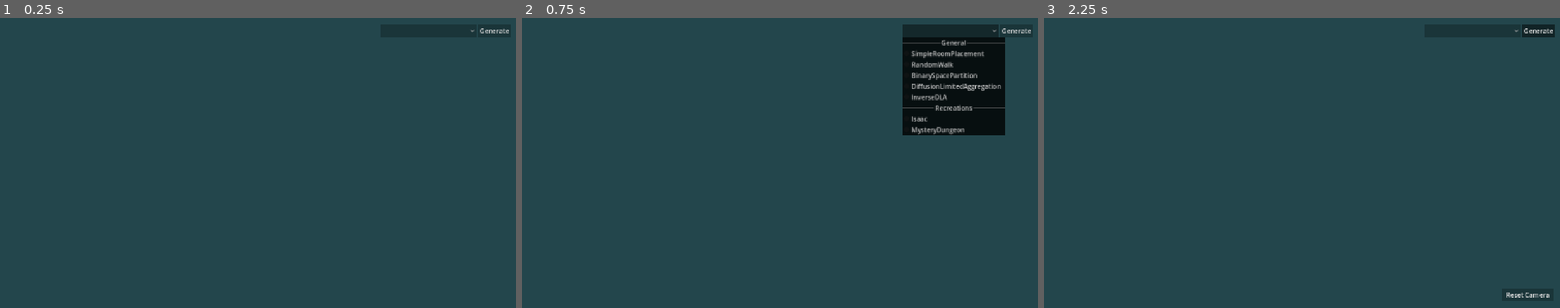
Above: before the commit, frames 1-3 (left to right).
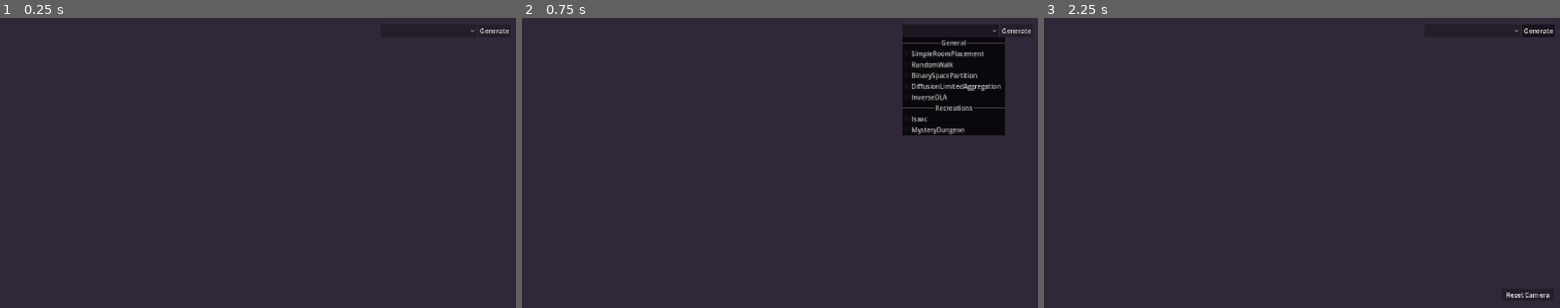
Above: after the commit, the same moments.

Repository: turboshook/ProGenViz
Game: Godot game, scene res://main.tscn
Same seed, same stepped clock (60 frames per second), same inputs: the game is played once before the commit and once after it.
Inputs (mouse positions are in pixels of both pictures, inside the frame that each line leads up to):
- Up to frame 1 (0.25 s): no input
- Up to frame 2 (0.75 s): click (950, 29) at 0.5 s
- Up to frame 3 (2.25 s): click "Generate" at 1.25 s; tap Enter at 2 s; hold D (input_right) from 2.03 s (still down)

The runs differ from the first frame. In frame 1, 99% of the frame differs, in the area x 0-100%, y 0-100%; in frame 2, 92%; in frame 3, 98%.

Commit message:
visual update

Diff:
--- a/generators/binary_space_partition/generator_visualization.gd
+++ b/generators/binary_space_partition/generator_visualization.gd
@@ -1,7 +1,6 @@
 extends GeneratorVisualization
 
 @onready var bsp_tilemap: TileMapLayer = $BSPTilemap
-@onready var tile_placement_particles: CPUParticles2D = $TilePlacementParticles
 
 func _activate() -> void:
 	for partition: Dictionary in _floorplan.partitions:
@@ -22,15 +21,15 @@
 
 	# draw hallways
 	var tiles_placed: int = -1
-	tile_placement_particles.set_emitting(true)
+	_tile_particles.set_emitting(true)
 	for hallway: Dictionary in _floorplan.hallways:
 		for tile_coordinates: Vector2i in hallway.tile_positions:
 			bsp_tilemap.set_cell(tile_coordinates, 0, Vector2i(1, 1))
-			tile_placement_particles.position = (tile_coordinates * 8.0)
+			_tile_particles.position = (tile_coordinates * 8.0)
 			tiles_placed += 1
 			if tiles_placed % 4 == 0: AudioManager.play_sound("footstep")
 			await get_tree().physics_frame
-	tile_placement_particles.set_emitting(false)
+	_tile_particles.set_emitting(false)
 
 func get_center_offset() -> Vector2:
 	return (
--- a/generators/binary_space_partition/generator_visualization.tscn
+++ b/generators/binary_space_partition/generator_visualization.tscn
@@ -1,13 +1,10 @@
-[gd_scene load_steps=4 format=3 uid="uid://kisyf33qyicm"]
+[gd_scene load_steps=3 format=3 uid="uid://kisyf33qyicm"]
 
 [ext_resource type="Script" uid="uid://cot83uh373eo5" path="res://generators/binary_space_partition/generator_visualization.gd" id="1_6lret"]
 [ext_resource type="PackedScene" uid="uid://cc1e7ndw6p6j7" path="res://generators/binary_space_partition/b_s_p_tilemap.tscn" id="2_lkp51"]
-[ext_resource type="PackedScene" uid="uid://b4fddv7fptpj8" path="res://generators/utils/tile_placement_particles.tscn" id="3_nx0pm"]
 
 [node name="GeneratorVisualization" type="Node2D"]
 script = ExtResource("1_6lret")
 metadata/_custom_type_script = "uid://lvmunabsg24w"
 
 [node name="BSPTilemap" parent="." instance=ExtResource("2_lkp51")]
-
-[node name="TilePlacementParticles" parent="." instance=ExtResource("3_nx0pm")]
--- a/generators/diffusion_limited_aggregation/generator_visualization.gd
+++ b/generators/diffusion_limited_aggregation/generator_visualization.gd
@@ -1,7 +1,6 @@
 extends GeneratorVisualization
 
 @onready var floor_tile_map: TileMapLayer = $FloorTileMap
-@onready var tile_placement_particles: CPUParticles2D = $TilePlacementParticles
 
 func _activate() -> void:
 
@@ -11,14 +10,14 @@
 
 	var tile_atlas_coordinates: Vector2i = [Vector2i(0, 1), Vector2i(1, 1), Vector2i(0, 2), Vector2i(1, 2)].pick_random()
 	var tiles_placed: int = -1
-	tile_placement_particles.set_emitting(true)
+	_tile_particles.set_emitting(true)
 	for tile_coordinate: Vector2i in _floorplan.tile_coordinates:
 		floor_tile_map.set_cell(tile_coordinate, 0, tile_atlas_coordinates)
-		tile_placement_particles.position = (tile_coordinate * 8.0)
+		_tile_particles.position = (tile_coordinate * 8.0)
 		tiles_placed += 1
 		if tiles_placed % 8 == 0: AudioManager.play_sound("footstep")
 		if tiles_placed % 2 == 0: await get_tree().physics_frame
-	tile_placement_particles.set_emitting(false)
+	_tile_particles.set_emitting(false)
 
 func get_center_offset() -> Vector2:
 	return Vector2(_floorplan.map_size/2) * 8.0
--- a/generators/diffusion_limited_aggregation/generator_visualization.tscn
+++ b/generators/diffusion_limited_aggregation/generator_visualization.tscn
@@ -1,8 +1,7 @@
-[gd_scene load_steps=6 format=3 uid="uid://deft87j5s353h"]
+[gd_scene load_steps=5 format=3 uid="uid://deft87j5s353h"]
 
 [ext_resource type="Script" uid="uid://bkpg1t4q6igbd" path="res://generators/diffusion_limited_aggregation/generator_visualization.gd" id="1_bt8y0"]
 [ext_resource type="Texture2D" uid="uid://cl7vg0jbfeaot" path="res://import/textures/tiles.png" id="2_ynt03"]
-[ext_resource type="PackedScene" uid="uid://b4fddv7fptpj8" path="res://generators/utils/tile_placement_particles.tscn" id="3_pn2y5"]
 
 [sub_resource type="TileSetAtlasSource" id="TileSetAtlasSource_pn2y5"]
 texture = ExtResource("2_ynt03")
@@ -24,5 +23,3 @@
 
 [node name="FloorTileMap" type="TileMapLayer" parent="."]
 tile_set = SubResource("TileSet_y46bx")
-
-[node name="TilePlacementParticles" parent="." instance=ExtResource("3_pn2y5")]
--- a/generators/inverse_diffusion_limited_aggregation/generator_visualization.gd
+++ b/generators/inverse_diffusion_limited_aggregation/generator_visualization.gd
@@ -2,7 +2,6 @@
 
 @onready var floor_tile_map: TileMapLayer = $FloorTileMap
 @onready var walk_tile_map: TileMapLayer = $WalkTileMap
-@onready var tile_placement_particles: CPUParticles2D = $TilePlacementParticles
 
 func _activate() -> void:
 
@@ -21,10 +20,10 @@
 			if tiles_placed % 3 == 0: await get_tree().physics_frame
 		var tile_coordinate: Vector2i = _floorplan.tile_coordinates[walk_index]
 		floor_tile_map.set_cell(tile_coordinate, 0, floor_atlas_tile_coordinate)
-		tile_placement_particles.position = (tile_coordinate * 8.0)
-		if !tile_placement_particles.emitting: tile_placement_particles.set_emitting(true)
+		_tile_particles.position = (tile_coordinate * 8.0)
+		if !_tile_particles.emitting: _tile_particles.set_emitting(true)
 		walk_tile_map.clear()
-	tile_placement_particles.set_emitting(false)
+	_tile_particles.set_emitting(false)
 
 func get_center_offset() -> Vector2:
 	return Vector2(256.0, 256.0)
--- a/generators/inverse_diffusion_limited_aggregation/generator_visualization.tscn
+++ b/generators/inverse_diffusion_limited_aggregation/generator_visualization.tscn
@@ -1,8 +1,7 @@
-[gd_scene load_steps=8 format=3 uid="uid://dg7y3gcy1m8ll"]
+[gd_scene load_steps=7 format=3 uid="uid://dg7y3gcy1m8ll"]
 
 [ext_resource type="Script" uid="uid://7kad37fb82d7" path="res://generators/inverse_diffusion_limited_aggregation/generator_visualization.gd" id="1_ub50x"]
 [ext_resource type="Texture2D" uid="uid://cl7vg0jbfeaot" path="res://import/textures/tiles.png" id="2_bbom2"]
-[ext_resource type="PackedScene" uid="uid://b4fddv7fptpj8" path="res://generators/utils/tile_placement_particles.tscn" id="3_g72ot"]
 
 [sub_resource type="TileSetAtlasSource" id="TileSetAtlasSource_g72ot"]
 texture = ExtResource("2_bbom2")
@@ -41,5 +40,3 @@
 
 [node name="WalkTileMap" type="TileMapLayer" parent="."]
 tile_set = SubResource("TileSet_g72ot")
-
-[node name="TilePlacementParticles" parent="." instance=ExtResource("3_g72ot")]
--- a/generators/mystery_dungeon/generator_visualization.gd
+++ b/generators/mystery_dungeon/generator_visualization.gd
@@ -1,7 +1,6 @@
 extends GeneratorVisualization
 
 @onready var md_tilemap: TileMapLayer = $MDTilemap
-@onready var tile_placement_particles: CPUParticles2D = $TilePlacementParticles
 
 func _activate() -> void:
 	for room_key: int in _floorplan.rooms:
@@ -26,12 +25,12 @@
 		var hallway_data: Dictionary = _floorplan.hallways[hallway_key]
 		for tile_coordinates: Vector2i in hallway_data.tiles:
 			md_tilemap.set_cell(tile_coordinates, 0, Vector2i(0, 2))
-			tile_placement_particles.position = (tile_coordinates * 8.0)
-			if !tile_placement_particles.emitting: tile_placement_particles.set_emitting(true)
+			_tile_particles.position = (tile_coordinates * 8.0)
+			if !_tile_particles.emitting: _tile_particles.set_emitting(true)
 			tiles_placed += 1
 			if tiles_placed % 4 == 0: AudioManager.play_sound("footstep")
 			await get_tree().physics_frame
-	tile_placement_particles.set_emitting(false)
+	_tile_particles.set_emitting(false)
 
 func get_center_offset() -> Vector2:
 	var params: Dictionary = _floorplan.parameters
--- a/generators/mystery_dungeon/generator_visualization.tscn
+++ b/generators/mystery_dungeon/generator_visualization.tscn
@@ -1,8 +1,7 @@
-[gd_scene load_steps=4 format=3 uid="uid://bk0np0jtpw57s"]
+[gd_scene load_steps=3 format=3 uid="uid://bk0np0jtpw57s"]
 
 [ext_resource type="Script" uid="uid://b8ug5t28o1t4i" path="res://generators/mystery_dungeon/generator_visualization.gd" id="1_62tvs"]
 [ext_resource type="PackedScene" uid="uid://c4jn1tujmqmur" path="res://generators/mystery_dungeon/m_d_tilemap.tscn" id="2_m374t"]
-[ext_resource type="PackedScene" uid="uid://b4fddv7fptpj8" path="res://generators/utils/tile_placement_particles.tscn" id="3_edfp0"]
 
 [node name="GeneratorVisualization" type="Node2D"]
 script = ExtResource("1_62tvs")
@@ -10,5 +9,3 @@
 
 [node name="MDTilemap" parent="." instance=ExtResource("2_m374t")]
 metadata/_edit_lock_ = true
-
-[node name="TilePlacementParticles" parent="." instance=ExtResource("3_edfp0")]
--- a/generators/random_walk/generator_visualization.gd
+++ b/generators/random_walk/generator_visualization.gd
@@ -1,22 +1,21 @@
 extends GeneratorVisualization
 
 @onready var rw_tile_map: TileMapLayer = $RWTileMap
-@onready var tile_placement_particles: CPUParticles2D = $TilePlacementParticles
 
 func _activate() -> void:
 	var tile_atlas_coordinates: Array[Vector2i] = [Vector2i(0, 1), Vector2i(1, 1), Vector2i(0, 2), Vector2i(1, 2)]
 	var atlas_index: int = randi_range(0, tile_atlas_coordinates.size() - 1)
 	var tiles_placed: int = -1
-	tile_placement_particles.set_emitting(true)
+	_tile_particles.set_emitting(true)
 	for walk: int in range(_floorplan.walks.size()):
 		for tile_coordinate: Vector2i in _floorplan.walks[walk]:
 			rw_tile_map.set_cell(tile_coordinate, 0, tile_atlas_coordinates[atlas_index])
-			tile_placement_particles.position = (tile_coordinate * 8.0)
+			_tile_particles.position = (tile_coordinate * 8.0)
 			tiles_placed += 1
 			if tiles_placed % 4 == 0: AudioManager.play_sound("footstep")
 			await get_tree().physics_frame
 		atlas_index = atlas_index + 1 if atlas_index < tile_atlas_coordinates.size() - 1 else 0
-	tile_placement_particles.set_emitting(false)
+	_tile_particles.set_emitting(false)
 
 func get_center_offset() -> Vector2:
 	return Vector2(_floorplan.walks[0][0] * 8.0)
--- a/generators/random_walk/generator_visualization.tscn
+++ b/generators/random_walk/generator_visualization.tscn
@@ -1,8 +1,7 @@
-[gd_scene load_steps=4 format=3 uid="uid://dds3p7tsgabq7"]
+[gd_scene load_steps=3 format=3 uid="uid://dds3p7tsgabq7"]
 
 [ext_resource type="Script" uid="uid://dbsu0jsocommm" path="res://generators/random_walk/generator_visualization.gd" id="1_esxii"]
 [ext_resource type="PackedScene" uid="uid://cuu55vehijv7w" path="res://generators/random_walk/r_w_tile_map.tscn" id="2_1q8hh"]
-[ext_resource type="PackedScene" uid="uid://b4fddv7fptpj8" path="res://generators/utils/tile_placement_particles.tscn" id="3_1q8hh"]
 
 [node name="RandomWalkVisualization" type="Node2D"]
 script = ExtResource("1_esxii")
@@ -10,5 +9,3 @@
 
 [node name="RWTileMap" parent="." instance=ExtResource("2_1q8hh")]
 metadata/_edit_lock_ = true
-
-[node name="TilePlacementParticles" parent="." instance=ExtResource("3_1q8hh")]
--- a/generators/simple_room_placement/generator_visualization.gd
+++ b/generators/simple_room_placement/generator_visualization.gd
@@ -1,7 +1,6 @@
 extends GeneratorVisualization
 
 @onready var srp_tile_map: TileMapLayer = $SRPTileMap
-@onready var tile_placement_particles: CPUParticles2D = $TilePlacementParticles
 
 func _activate() -> void:
 	for room: Rect2i in _floorplan.rooms:
@@ -12,16 +11,16 @@
 		for _i: int in range(4): await get_tree().physics_frame
 
 	# defer this call because the particles keep showing at the origin
-	tile_placement_particles.set_emitting.call_deferred(true)
+	_tile_particles.set_emitting.call_deferred(true)
 	for hallway: Array[Vector2i] in _floorplan.hallways:
 		var tiles_placed: int = -1
 		for tile_coordinates: Vector2i in hallway:
 			srp_tile_map.set_cell(tile_coordinates, 0, Vector2(0, 2))
-			tile_placement_particles.position = (tile_coordinates * 8.0)
+			_tile_particles.position = (tile_coordinates * 8.0)
 			tiles_placed += 1
 			if tiles_placed % 4 == 0: AudioManager.play_sound("footstep")
 			await get_tree().physics_frame
-	tile_placement_particles.set_emitting(false)
+	_tile_particles.set_emitting(false)
 
 func get_center_offset() -> Vector2:
 	return (_floorplan.floor_size/2 * 8.0)
--- a/generators/simple_room_placement/generator_visualization.tscn
+++ b/generators/simple_room_placement/generator_visualization.tscn
@@ -1,13 +1,10 @@
-[gd_scene load_steps=4 format=3 uid="uid://bx3pyw72wixdp"]
+[gd_scene load_steps=3 format=3 uid="uid://bx3pyw72wixdp"]
 
 [ext_resource type="Script" uid="uid://b8aea7paq4xyx" path="res://generators/simple_room_placement/generator_visualization.gd" id="1_23opr"]
 [ext_resource type="PackedScene" uid="uid://cenqrtljsxea" path="res://generators/simple_room_placement/s_r_p_tile_map.tscn" id="2_kbo2x"]
-[ext_resource type="PackedScene" uid="uid://b4fddv7fptpj8" path="res://generators/utils/tile_placement_particles.tscn" id="3_pimwn"]
 
 [node name="SimpleRoomPlacementVisualization" type="Node2D"]
 script = ExtResource("1_23opr")
 metadata/_custom_type_script = "uid://lvmunabsg24w"
 
 [node name="SRPTileMap" parent="." instance=ExtResource("2_kbo2x")]
-
-[node name="TilePlacementParticles" parent="." instance=ExtResource("3_pimwn")]
--- a/generators/utils/generator_visualization/generator_visualization.gd
+++ b/generators/utils/generator_visualization/generator_visualization.gd
@@ -2,9 +2,14 @@
 class_name GeneratorVisualization
 
 var _floorplan: Dictionary
+var _tile_particles: CPUParticles2D
 
 func _ready() -> void:
 	if not _floorplan: return
+	_tile_particles = load(
+		"res://generators/utils/generator_visualization/tile_placement_particles.tscn"
+	).instantiate()
+	add_child(_tile_particles)
 	_activate()
 
 func set_floorplan(floorplan: Dictionary) -> void:
--- a/main.tscn
+++ b/main.tscn
@@ -16,7 +16,7 @@
 anchor_bottom = 1.0
 grow_horizontal = 2
 grow_vertical = 2
-color = Color(0.137255, 0.27451, 0.298039, 1)
+color = Color(0.1882353, 0.15686275, 0.21960784, 1)
 
 [node name="CanvasLayer" type="CanvasLayer" parent="."]
 
--- a/utils/ui_theme.tres
+++ b/utils/ui_theme.tres
@@ -26,7 +26,7 @@
 bg_color = Color(0, 0, 0, 0.121569)
 
 [sub_resource type="StyleBoxFlat" id="StyleBoxFlat_78ino"]
-bg_color = Color(0.13725491, 0.27450982, 0.29803923, 1)
+bg_color = Color(0.1882353, 0.15686275, 0.21960784, 1)
 
 [sub_resource type="StyleBoxFlat" id="StyleBoxFlat_k4sfn"]
 bg_color = Color(0, 0, 0, 0.78431374)
Renamed: generators/utils/tile_placement_particles.tscn -> generators/utils/generator_visualization/tile_placement_particles.tscn
Binary file changed: import/textures/isaac_tiles.png
Not shown, changed: import/textures/isaac_tiles.png.import
Binary file changed: import/textures/project_palette.aseprite
Binary file changed: import/textures/project_palette.png
Not shown, changed: import/textures/project_palette.png.import
Binary file changed: import/textures/tiles.png
Not shown, changed: import/textures/tiles.png.import
